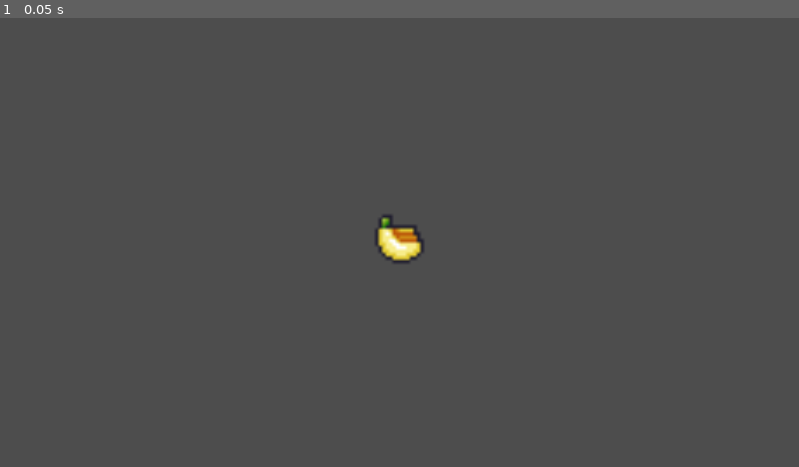
Above: before the commit, frame 1.
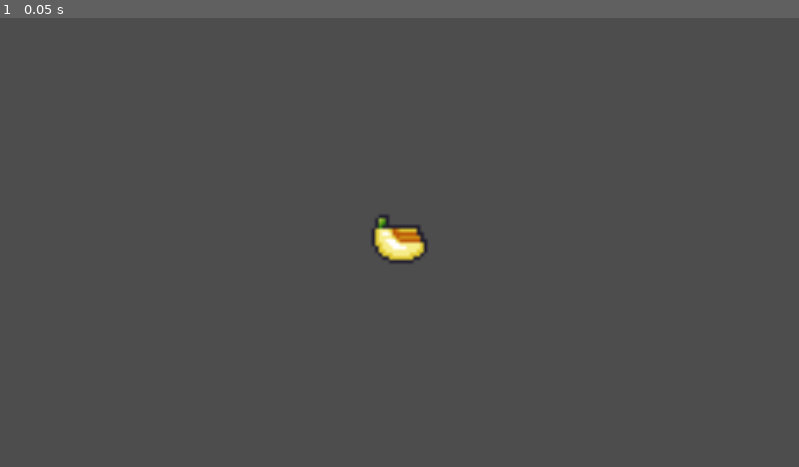
Above: after the commit, the same moment.

Repository: NehadTaha/IP5_game
Game: Godot game, scene res://Scenes/NGTestScene.tscn
The game is run twice, just before and just after one commit, with the same random seed, the same clock (stepped at 60 frames per second) and the same inputs.
Inputs:
- Up to frame 1 (0.05 s): no input

The runs differ from the first frame. In frame 1, 0.3% of the frame differs, in the area x 46-54%, y 43-55%.

Commit message:
Added chomp sound effect.
Added logic for on_body_entered.
Added collected animation.

Diff:
--- a/Items/collectible1.tscn
+++ b/Items/collectible1.tscn
@@ -1,7 +1,8 @@
-[gd_scene load_steps=6 format=3 uid="uid://c6p6owl02y6l3"]
+[gd_scene load_steps=8 format=3 uid="uid://c6p6owl02y6l3"]
 
 [ext_resource type="Script" path="res://Scripts/collectible.gd" id="1_hkbab"]
 [ext_resource type="Texture2D" uid="uid://wvso74a72ov0" path="res://Assets/Items/Fruits/Bananas.png" id="1_vtxpu"]
+[ext_resource type="AudioStream" uid="uid://b7kia04uu8d8w" path="res://Sounds/chomp.mp3" id="3_uoe6u"]
 
 [sub_resource type="RectangleShape2D" id="RectangleShape2D_f6kre"]
 size = Vector2(14, 14)
@@ -23,17 +24,50 @@
 "values": [0, 1, 2, 3, 4, 5, 6, 7, 8, 9, 10, 11, 12, 13, 14, 15, 16]
 }
 
+[sub_resource type="Animation" id="Animation_5obbm"]
+resource_name = "collected"
+length = 1.5
+tracks/0/type = "value"
+tracks/0/imported = false
+tracks/0/enabled = true
+tracks/0/path = NodePath(".:position")
+tracks/0/interp = 1
+tracks/0/loop_wrap = true
+tracks/0/keys = {
+"times": PackedFloat32Array(0, 0.3),
+"transitions": PackedFloat32Array(1, 1),
+"update": 0,
+"values": [Vector2(0, 0), Vector2(0, -10)]
+}
+tracks/1/type = "method"
+tracks/1/imported = false
+tracks/1/enabled = true
+tracks/1/path = NodePath(".")
+tracks/1/interp = 1
+tracks/1/loop_wrap = true
+tracks/1/keys = {
+"times": PackedFloat32Array(1.4),
+"transitions": PackedFloat32Array(1),
+"values": [{
+"args": [],
+"method": &"queue_free"
+}]
+}
+
 [sub_resource type="AnimationLibrary" id="AnimationLibrary_c6qdf"]
 _data = {
+"collected": SubResource("Animation_5obbm"),
 "idle": SubResource("Animation_3q20s")
 }
 
 [node name="collectible1" type="Area2D"]
+position = Vector2(0, -10)
 script = ExtResource("1_hkbab")
 
 [node name="Sprite2D" type="Sprite2D" parent="."]
 texture = ExtResource("1_vtxpu")
 hframes = 17
+frame = 16
 
 [node name="CollisionShape2D" type="CollisionShape2D" parent="."]
 visible = false
@@ -46,3 +80,6 @@
 }
 
 [node name="AudioStreamPlayer2D" type="AudioStreamPlayer2D" parent="."]
+stream = ExtResource("3_uoe6u")
+
+[connection signal="body_entered" from="." to="." method="_on_body_entered"]
--- a/Scripts/collectible.gd
+++ b/Scripts/collectible.gd
@@ -1,8 +1,17 @@
 extends Area2D
 
 @onready var animator: AnimationPlayer = $AnimationPlayer
-@onready var collectSound: AudioStreamPlayer3D = $AudioStreamPlayer3D
+@onready var collectSound: AudioStreamPlayer2D = $AudioStreamPlayer2D
 var collected = false;
 
 func _ready():
 	Global.maxHealthFoodCount += 1;
+
+
+func _on_body_entered(body):
+	if(!collected):
+		collected = true;
+		Global.healthFoodCount += 1;
+		collectSound.play()
+		animator.play("collected")
+	pass # Replace with function body.
Not shown, added: Sounds/chomp.mp3.import
Not shown, added: Sounds/chomp.mp3
